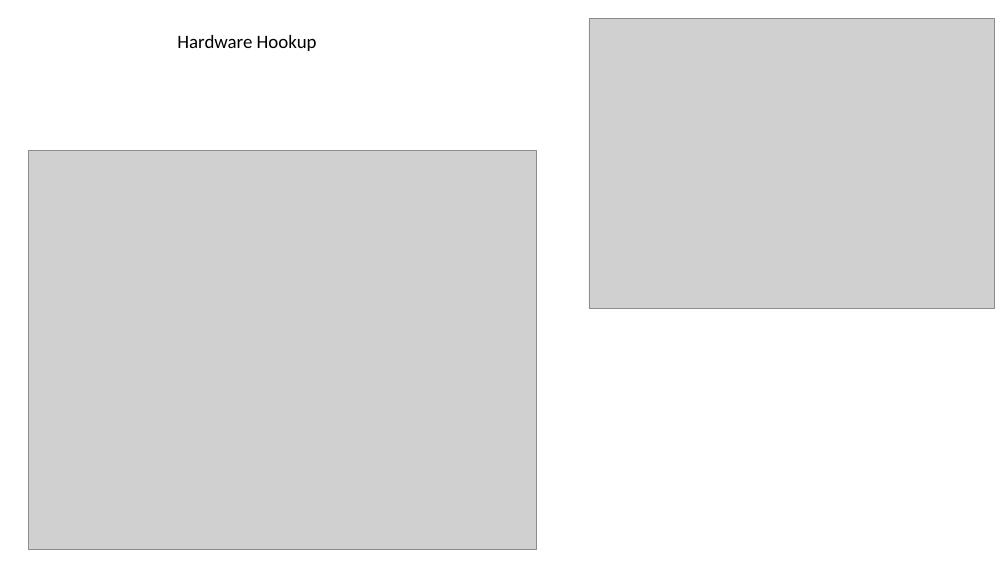
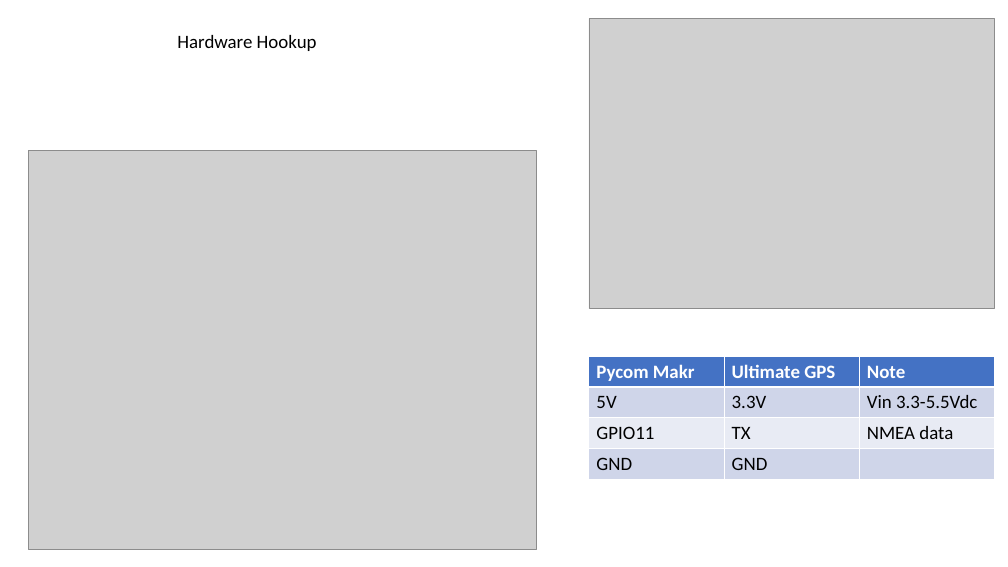
Before and after one commit to MakerMeets/ttn, a slide deck: slide 13 of 2018-10-22 Maker Meet (Graham & TTN Mapper)/Presentation - TTN Mapper.pptx (slide 14 before the commit). Drawn at 1008x567 pixels with LibreOffice and Linux fonts; fonts in the diff are those of the drawing; grey boxes stand for pictures. Boxes give left, top, right and bottom in pixels: in the first picture for what was removed or moved away, otherwise in the second. Text is boxed around its words. In the diff, an @@ line names an element or a change of style, - is before the commit and + after.

```diff
--- a/2018-10-22 Maker Meet (Graham & TTN Mapper)/Presentation - TTN Mapper.pptx
+++ b/2018-10-22 Maker Meet (Graham & TTN Mapper)/Presentation - TTN Mapper.pptx
@@ table added at box(589, 356, 995, 479), 4 rows, 3 columns @@
+Pycom Makr | Ultimate GPS | Note
+5V | 3.3V | Vin 3.3-5.5Vdc
+GPIO11 | TX | NMEA data
+GND | GND | 
```
Also in this commit, not shown: 1 other slide changed, 1 slide added, 1 slide removed.
